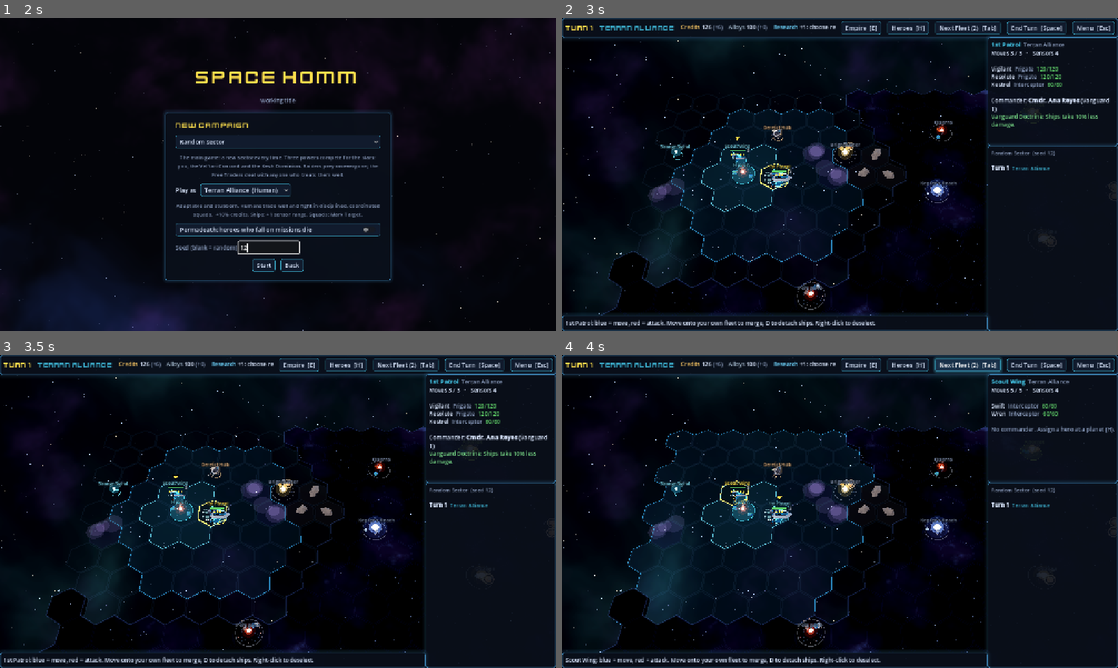
Above: before the commit, frames 1-4 (two rows, left to right).
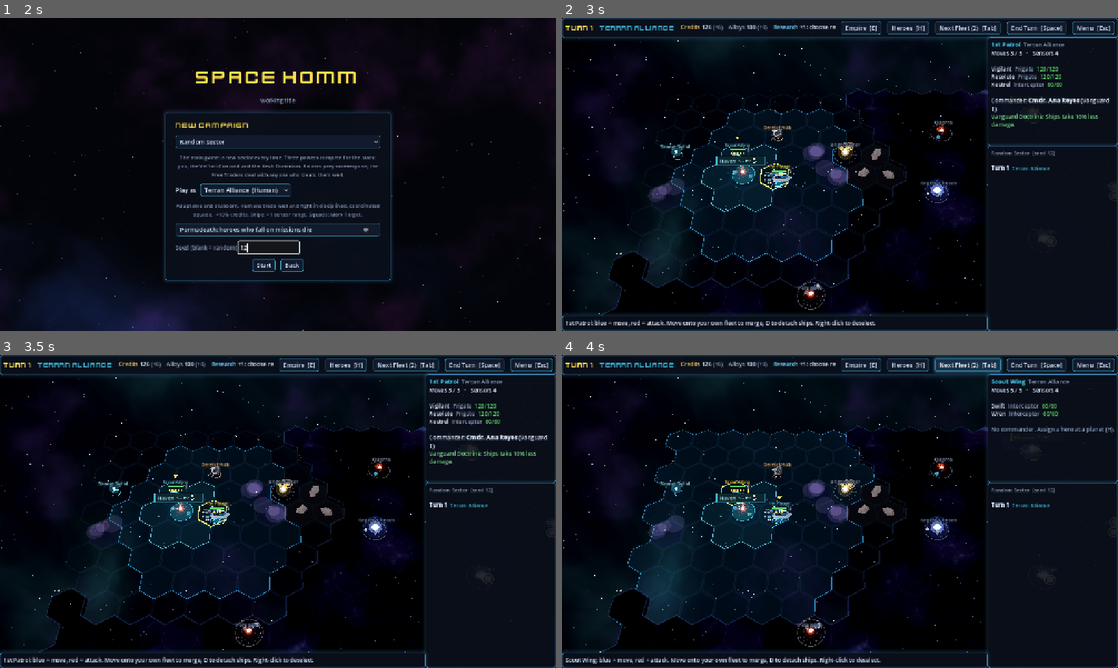
Above: after the commit, the same moments.

Repository: jamesedchristie/space-homm
Game: Godot game, scene res://src/presentation/main.tscn
The game is run twice, just before and just after one commit, with the same random seed, the same clock (stepped at 60 frames per second) and the same inputs.
Inputs (mouse positions are in pixels of both pictures, inside the frame that each line leads up to):
- Up to frame 1 (2 s): click "New campaign" at 0.5 s; click (266, 246) at 1.27 s; type "12" at 1.35 s
- Up to frame 2 (3 s): click "Start" at 2 s; click "Begin" at 2.75 s
- Up to frame 3 (3.5 s): no input
- Up to frame 4 (4 s): click "Next Fleet (2) [Tab]" at 3.5 s

Frame 1 is identical in both runs. In frame 2, 0.2% of the frame differs, in the area x 27-37%, y 37-50%; in frame 3, 0.2%; in frame 4, 0.3%, in the area x 27-37%, y 39-50%.

Commit message:
Galaxy: developed systems look developed; Civ-style system banners
- Colonised worlds show city lights (brightest on the night side).
- Buildings appear in orbit: a drydock for a shipyard, turret satellites for
  defense platforms, a sensor dish for research stations, surface rigs for
  mining bases (also out on asteroid belts), ring stations for refineries
  and trade hubs. They also show in the close-up system view.
- Owned systems carry a banner: the name on a plate edged in the owner's
  colour, a pip per body (filled = developed), and an anchor for a shipyard
  and a shield with the platform count (only for systems you've scouted).

Co-Authored-By: Claude Opus 5.5 <noreply@anthropic.com>
Claude-Session: https://claude.ai/code/session_011S8DfbG2VPjJYDMcXDFx8r

Diff:
--- a/src/presentation/shaders/planet_3d.gdshader
+++ b/src/presentation/shaders/planet_3d.gdshader
@@ -11,6 +11,9 @@
 uniform float bands = 0.0;
 uniform float ice_caps = 0.0;
 uniform float seed = 1.0;
+// 0..1: lit cities on a colonised world (clusters on the land, glowing at night).
+uniform float city_lights = 0.0;
+uniform vec4 city_color : source_color = vec4(1.0, 0.82, 0.5, 1.0);
 
 varying vec3 local_n;
 
@@ -61,5 +64,13 @@
 	ROUGHNESS = 0.8;
 	SPECULAR = 0.15;
 	float rim = pow(1.0 - clamp(dot(NORMAL, VIEW), 0.0, 1.0), 2.5);
-	EMISSION = atmosphere_color.rgb * rim * 0.45 + col * 0.05;
+	vec3 glow = atmosphere_color.rgb * rim * 0.45 + col * 0.05;
+	if (city_lights > 0.0) {
+		// Sprawl on the land masses: fine clusters, brightest on the night side.
+		float land = smoothstep(0.45, 0.6, h);
+		float sprawl = smoothstep(0.62, 0.8, noise3(n * 38.0 + seed)) * smoothstep(0.4, 0.7, noise3(n * 9.0 - seed));
+		float night = 1.0 - smoothstep(-0.1, 0.35, dot(normalize((INV_VIEW_MATRIX * vec4(NORMAL, 0.0)).xyz), normalize(vec3(-0.33, 0.82, 0.47))));
+		glow += city_color.rgb * sprawl * land * city_lights * (0.6 + 2.2 * night);
+	}
+	EMISSION = glow;
 }
--- a/src/presentation/strategic/galaxy_overlay_3d.gd
+++ b/src/presentation/strategic/galaxy_overlay_3d.gd
@@ -19,9 +19,17 @@
 	var items: Array[Dictionary] = []
 	var boxes: Array[Rect2] = []
 	for pv: Planet3D in board.planet_views.values():
-		if pv.visible:
-			_add_text_item(items, boxes, pv, pv.label_height, pv.display_name, 12,
-					pv.owner_color.lightened(0.25) if pv.owned else Palette.TEXT_DIM)
+		if not pv.visible:
+			continue
+		if pv.owned:
+			# Above the system, like a city banner.
+			var at: Variant = _project(pv, pv.label_height + 0.35)
+			if at != null:
+				var w := _banner_width(pv)
+				items.append({"banner": pv, "at": at})
+				boxes.append(Rect2(at + Vector2(-w / 2.0, -16), Vector2(w, 22)))
+		else:
+			_add_text_item(items, boxes, pv, pv.label_height, pv.display_name, 12, Palette.TEXT_DIM)
 	for av: Anomaly3D in board.anomaly_views.values():
 		if av.visible:
 			_add_text_item(items, boxes, av, av.label_height, av.display_name, 11, Anomaly3D.COLOR.lightened(0.35))
@@ -46,8 +54,65 @@
 			draw_line(anchor + Vector2(0, 4), p + Vector2(0, 6), Color(1, 1, 1, 0.22), 1.0)
 		if item.has("fleet"):
 			_draw_fleet(item["fleet"], p)
+		elif item.has("banner"):
+			_draw_banner(item["banner"], p)
 		else:
 			_text(p + Vector2(-70, 0), item["text"], 140, item["size"], item["color"])
+
+
+const BANNER_FONT := 12
+
+
+func _banner_width(pv: Planet3D) -> float:
+	var text_w := ThemeDB.fallback_font.get_string_size(pv.display_name, HORIZONTAL_ALIGNMENT_LEFT, -1, BANNER_FONT).x
+	var planet: Planet = board.engine.state.planets.get(pv.planet_id)
+	var pips := planet.bodies.size() if planet != null else 0
+	return text_w + 22.0 + pips * 7.0 + 26.0
+
+
+## Civ-style city banner for an owned system: a dark plate edged in the
+## owner's colour with the name, one pip per body (filled = developed), and
+## markers for a shipyard (anchor) and defenses (shield with a count).
+func _draw_banner(pv: Planet3D, p: Vector2) -> void:
+	var planet: Planet = board.engine.state.planets.get(pv.planet_id)
+	if planet == null:
+		return
+	var font := ThemeDB.fallback_font
+	var w := _banner_width(pv)
+	var rect := Rect2(p + Vector2(-w / 2.0, -15), Vector2(w, 20))
+	var c := pv.owner_color
+	draw_rect(rect.grow(1.0), Color(0, 0, 0, 0.6))
+	draw_rect(rect, Color(c.darkened(0.78), 0.92))
+	draw_rect(Rect2(rect.position, Vector2(4, rect.size.y)), c)
+	draw_rect(rect, Color(c, 0.55), false, 1.0)
+	var x := rect.position.x + 9.0
+	var base_y := rect.position.y + 15.0
+	draw_string(font, Vector2(x, base_y), pv.display_name, HORIZONTAL_ALIGNMENT_LEFT, -1, BANNER_FONT, c.lightened(0.55))
+	x += font.get_string_size(pv.display_name, HORIZONTAL_ALIGNMENT_LEFT, -1, BANNER_FONT).x + 8.0
+	for b: Dictionary in planet.bodies:
+		var cy := rect.position.y + 10.0
+		if b["buildings"].is_empty():
+			draw_arc(Vector2(x + 2.5, cy), 2.4, 0, TAU, 10, Color(1, 1, 1, 0.35), 1.0)
+		else:
+			draw_circle(Vector2(x + 2.5, cy), 2.8, c.lightened(0.35))
+		x += 7.0
+	x += 3.0
+	# Shipyards and defenses only for systems you've scouted (or your own).
+	if planet.owner != board.player_faction and not board._explored.has(planet.cell):
+		return
+	var mid := rect.position.y + 10.0
+	if EmpireRules.has_shipyard(board.engine, planet):
+		# Anchor: a ring over a shank with a bar.
+		draw_arc(Vector2(x + 4, mid - 4), 1.8, 0, TAU, 8, Palette.TEXT, 1.2)
+		draw_line(Vector2(x + 4, mid - 2), Vector2(x + 4, mid + 5), Palette.TEXT, 1.2)
+		draw_arc(Vector2(x + 4, mid + 1), 3.6, 0.3, PI - 0.3, 8, Palette.TEXT, 1.2)
+		x += 11.0
+	var defenses := EmpireRules.defense_units(board.engine, planet).size()
+	if defenses > 0:
+		var shield := PackedVector2Array([Vector2(x, mid - 5), Vector2(x + 8, mid - 5), Vector2(x + 8, mid),
+				Vector2(x + 4, mid + 5), Vector2(x, mid)])
+		draw_colored_polygon(shield, Color(Palette.BAD, 0.85))
+		draw_string(font, Vector2(x + 10, mid + 4), str(defenses), HORIZONTAL_ALIGNMENT_LEFT, -1, 10, Palette.TEXT)
 
 
 func _add_text_item(items: Array[Dictionary], boxes: Array[Rect2], node: Node3D, height: float, text: String,
--- a/src/presentation/strategic/planet_3d.gd
+++ b/src/presentation/strategic/planet_3d.gd
@@ -26,6 +26,11 @@
 var _markers: Array[MeshInstance3D] = []
 var _body_ids: Array[String] = []
 var _floor: Array[Node3D] = []
+## Per body (same order as the planet's bodies): its sphere, or the belt node.
+var _body_nodes: Array[Node3D] = []
+var _body_radii: Array[float] = []
+var _surface_materials: Array[ShaderMaterial] = []
+var _structures_key := ""
 
 
 func setup(planet: Planet, data: DataRegistry) -> void:
@@ -51,10 +56,15 @@
 		var angle := float((h >> (i * 3)) % 628) / 100.0
 		var speed := 0.35 / (radius * 4.0)
 		if b["type"] == "asteroid_belt":
-			_add_belt(radius, h + i)
+			_body_nodes.append(_add_belt(radius, h + i))
+			_body_radii.append(0.03)
+			_surface_materials.append(null)
 			_markers.append(null)
 			continue
 		var node := _add_body(b, data, h + i * 13)
+		_body_nodes.append(node)
+		_body_radii.append(_body_radius(b, data))
+		_surface_materials.append(node.material_override as ShaderMaterial)
 		_orbiters.append({"node": node, "radius": radius, "speed": speed, "angle": angle})
 		var marker := MeshInstance3D.new()
 		var torus := TorusMesh.new()
@@ -110,7 +120,147 @@
 		if _markers[i] == null:
 			continue
 		var developed: bool = not planet.bodies[i]["buildings"].is_empty()
-		(_markers[i].material_override as StandardMaterial3D).albedo_color = Color(owner_color, 0.9) if developed and owned else Color(1, 1, 1, 0)
+		(_markers[i].material_override as StandardMaterial3D).albedo_color = Color(owner_color, 0.16) if developed and owned else Color(1, 1, 1, 0)
+	_refresh_structures(planet)
+
+
+## What's built shows in orbit: lit cities on colonies, a drydock for a
+## shipyard, turret satellites for defense platforms, dishes for research
+## stations, rigs for mining, ring stations for refineries and trade hubs.
+## Rebuilt only when buildings or the owner change.
+func _refresh_structures(planet: Planet) -> void:
+	var parts := PackedStringArray([planet.owner])
+	for b: Dictionary in planet.bodies:
+		parts.append(",".join(PackedStringArray(b["buildings"])))
+	var key := "|".join(parts)
+	if key == _structures_key:
+		return
+	_structures_key = key
+	for i in mini(_body_nodes.size(), planet.bodies.size()):
+		var node := _body_nodes[i]
+		for child in node.get_children():
+			if child.is_in_group("structure"):
+				child.queue_free()
+		var b: Dictionary = planet.bodies[i]
+		var buildings: Array = b["buildings"]
+		if _surface_materials[i] != null:
+			_surface_materials[i].set_shader_parameter("city_lights", 1.0 if "colony" in buildings else 0.0)
+		var r := _body_radii[i]
+		var slot := 0
+		for building_id: String in buildings:
+			var s := _structure(building_id, r, owner_color, slot)
+			if s == null:
+				continue
+			s.add_to_group("structure")
+			if b["type"] == "asteroid_belt":
+				# On the belt itself: out on the ring, a little apart from each other.
+				var ring_r: float = 0.0
+				for o in _orbiters:
+					if o["node"] == node:
+						ring_r = float(o.get("ring", 0.0))
+				var a := 0.9 + slot * 1.3
+				s.position = Vector3(cos(a), 0.0, sin(a)) * ring_r
+			node.add_child(s)
+			slot += 1
+
+
+func _structure(building_id: String, r: float, color: Color, slot: int) -> Node3D:
+	var root := Node3D.new()
+	var hull := ModelFactory.material("hull")
+	var dark := ModelFactory.material("dark")
+	var accent := ModelFactory.material("accent", color)
+	var scale := maxf(r, 0.05)
+	var angle := 0.6 + slot * 2.1
+	var out := Vector3(cos(angle), 0.0, sin(angle))
+	match building_id:
+		"colony":
+			return null  # the city lights show it
+		"shipyard":
+			# An open drydock frame beside the planet.
+			root.position = out * (r + scale * 0.9) + Vector3(0, scale * 0.3, 0)
+			root.rotation.y = -angle
+			for side in [-1.0, 1.0]:
+				_box(root, Vector3(0, 0, side * scale * 0.22), Vector3(scale * 0.9, scale * 0.08, scale * 0.06), hull)
+			for k in 3:
+				_box(root, Vector3((k - 1) * scale * 0.4, 0, 0), Vector3(scale * 0.06, scale * 0.06, scale * 0.5), dark)
+			_box(root, Vector3(0, scale * 0.06, 0), Vector3(scale * 0.5, scale * 0.04, scale * 0.04), accent)
+		"defense_platform":
+			# Turret satellites on short orbits, above and below the planet's plane.
+			for k in 2:
+				var sat := Node3D.new()
+				var a := angle + k * PI
+				sat.position = Vector3(cos(a), (0.4 if k == 0 else -0.4) * scale, sin(a)) * (r + scale * 0.55)
+				_box(sat, Vector3.ZERO, Vector3.ONE * scale * 0.16, dark)
+				_box(sat, Vector3(scale * 0.12, 0, 0), Vector3(scale * 0.2, scale * 0.03, scale * 0.03), hull)
+				_glow_dot(sat, Vector3(0, scale * 0.1, 0), scale * 0.04, Color(1.0, 0.3, 0.25))
+				root.add_child(sat)
+		"research_station":
+			# A sensor dish on a mast.
+			root.position = out * (r + scale * 0.55)
+			var dish := MeshInstance3D.new()
+			var cone := CylinderMesh.new()
+			cone.top_radius = scale * 0.22
+			cone.bottom_radius = scale * 0.02
+			cone.height = scale * 0.12
+			cone.radial_segments = 12
+			dish.mesh = cone
+			dish.material_override = hull
+			dish.rotation.z = -0.6
+			root.add_child(dish)
+			_box(root, Vector3(0, -scale * 0.12, 0), Vector3(scale * 0.05, scale * 0.2, scale * 0.05), dark)
+			_glow_dot(root, Vector3(0, scale * 0.08, 0), scale * 0.04, Color(0.5, 0.85, 1.0))
+		"mining_base":
+			# A rig on the surface with a work light.
+			root.position = Vector3(0, r * 0.92, 0) if r > 0.04 else Vector3.ZERO
+			_box(root, Vector3.ZERO, Vector3(scale * 0.22, scale * 0.12, scale * 0.16), dark)
+			_box(root, Vector3(0, scale * 0.14, 0), Vector3(scale * 0.04, scale * 0.22, scale * 0.04), hull)
+			_glow_dot(root, Vector3(0, scale * 0.26, 0), scale * 0.04, Color(1.0, 0.75, 0.3))
+		"gas_refinery", "trade_hub":
+			# A ring station: a wheel round a hub, spinning slowly.
+			root.position = out * (r + scale * 0.75)
+			var wheel := MeshInstance3D.new()
+			var t := TorusMesh.new()
+			t.inner_radius = scale * 0.16
+			t.outer_radius = scale * 0.22
+			t.rings = 16
+			t.ring_segments = 6
+			wheel.mesh = t
+			wheel.material_override = hull if building_id == "trade_hub" else dark
+			root.add_child(wheel)
+			_box(root, Vector3.ZERO, Vector3(scale * 0.08, scale * 0.08, scale * 0.08), accent)
+			var spin := Tumbler.new()
+			spin.spin = Vector3(0, 0.8, 0)
+			root.add_child(spin)
+		_:
+			# Anything else: a small station block in the owner's colour.
+			root.position = out * (r + scale * 0.6)
+			_box(root, Vector3.ZERO, Vector3.ONE * scale * 0.14, hull)
+			_box(root, Vector3(0, scale * 0.09, 0), Vector3(scale * 0.18, scale * 0.03, scale * 0.03), accent)
+	return root
+
+
+static func _box(parent: Node3D, at: Vector3, size: Vector3, mat: Material) -> void:
+	var mi := MeshInstance3D.new()
+	var box := BoxMesh.new()
+	box.size = size
+	mi.mesh = box
+	mi.material_override = mat
+	mi.position = at
+	mi.cast_shadow = GeometryInstance3D.SHADOW_CASTING_SETTING_OFF
+	parent.add_child(mi)
+
+
+static func _glow_dot(parent: Node3D, at: Vector3, radius: float, color: Color) -> void:
+	var mi := MeshInstance3D.new()
+	var s := SphereMesh.new()
+	s.radius = radius
+	s.height = radius * 2.0
+	s.radial_segments = 6
+	s.rings = 3
+	mi.mesh = s
+	mi.material_override = BoardGeometry.additive_material(color)
+	mi.position = at
+	parent.add_child(mi)
 
 
 func _process(delta: float) -> void:
@@ -204,7 +354,7 @@
 	return body
 
 
-func _add_belt(radius: float, seed_value: int) -> void:
+func _add_belt(radius: float, seed_value: int) -> Node3D:
 	var rng := RandomNumberGenerator.new()
 	rng.seed = seed_value
 	var belt := Node3D.new()
@@ -214,4 +364,5 @@
 		var rock := ModelFactory.build_rock(rng.randi(), rng.randf_range(0.012, 0.026))
 		rock.position = Vector3(cos(a), rng.randf_range(-0.02, 0.02), sin(a)) * radius + Vector3(rng.randf_range(-0.03, 0.03), 0, rng.randf_range(-0.03, 0.03))
 		belt.add_child(rock)
-	_orbiters.append({"node": belt, "radius": 0.0, "speed": 0.0, "angle": 0.0})
+	_orbiters.append({"node": belt, "radius": 0.0, "speed": 0.0, "angle": 0.0, "ring": radius})
+	return belt
